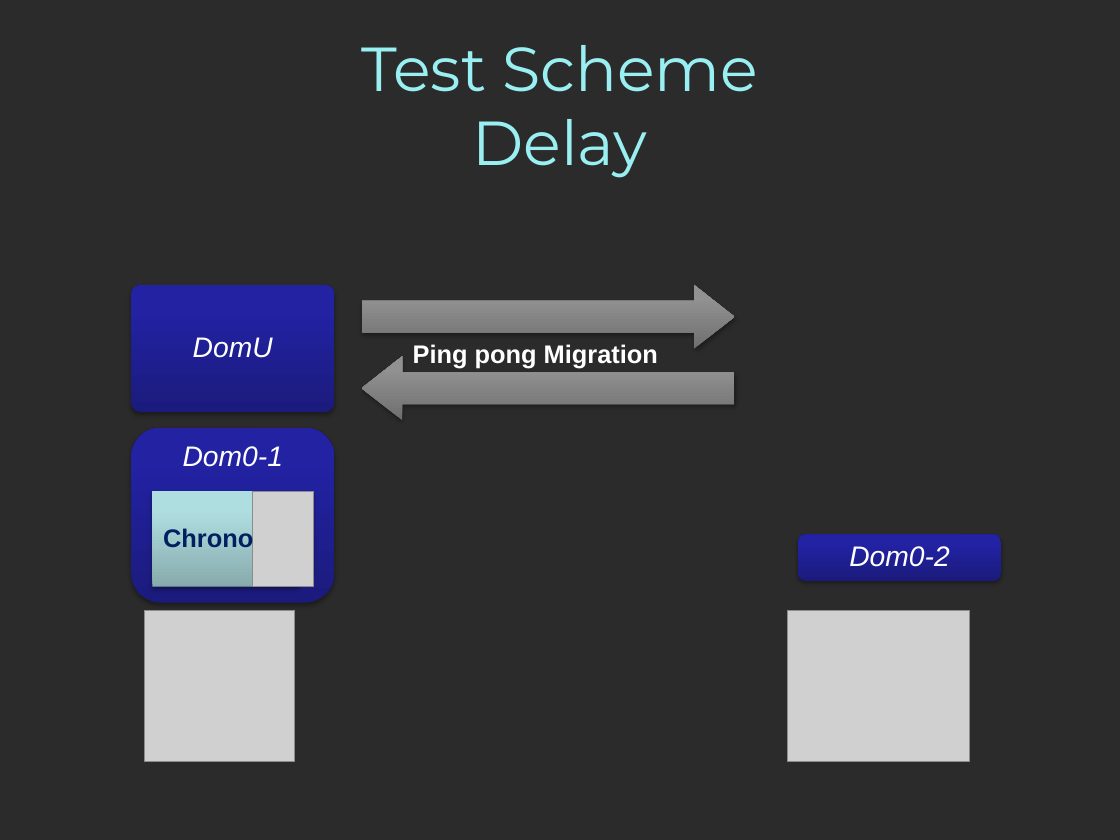
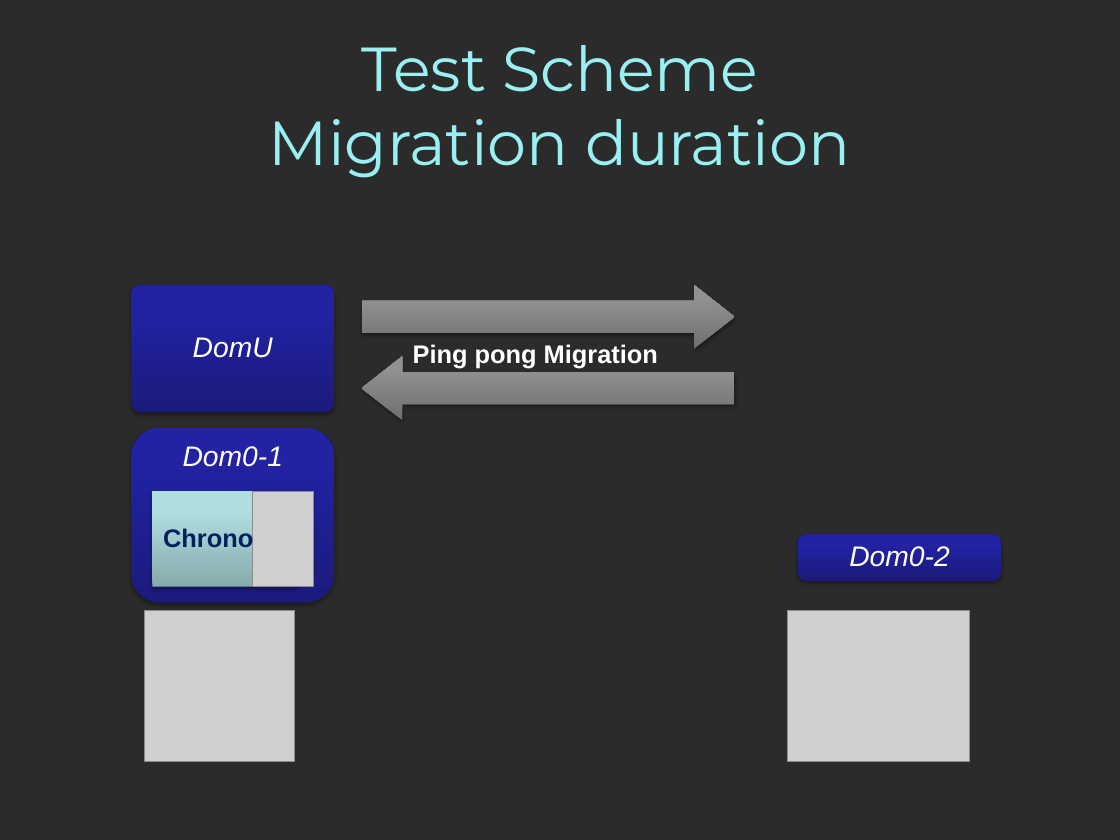
Before and after one commit to mgiorgino/xen-attitune, a slide deck: slide 22 of Docs/Anglais/PresentationAnglais.pptx. Drawn at 1120x840 pixels with LibreOffice and Linux fonts; fonts in the diff are those of the drawing; grey boxes stand for pictures; background and template pictures are left out; a plain dark background stands for a picture behind light text. Boxes give left, top, right and bottom in pixels: in the first picture for what was removed or moved away, otherwise in the second. Text is boxed around its words. In the diff, an @@ line names an element or a change of style, - is before the commit and + after.

```diff
--- a/Docs/Anglais/PresentationAnglais.pptx
+++ b/Docs/Anglais/PresentationAnglais.pptx
@@ text at box(269, 45, 850, 178): text changed @@
-Test Scheme
-Delay
+Test Scheme
+Migration duration
```
Also in this commit, not shown: 5 other slides changed.
